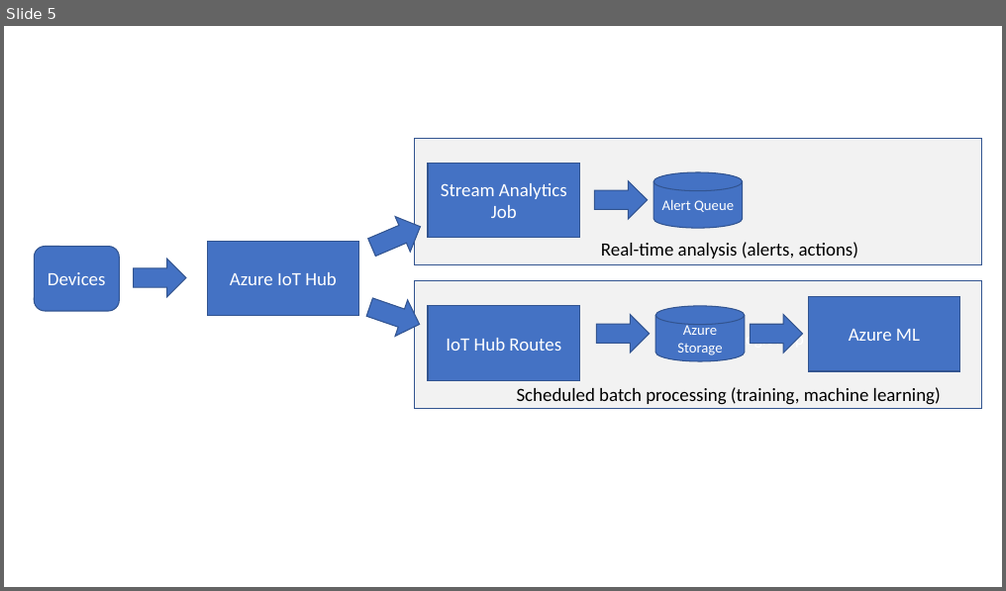
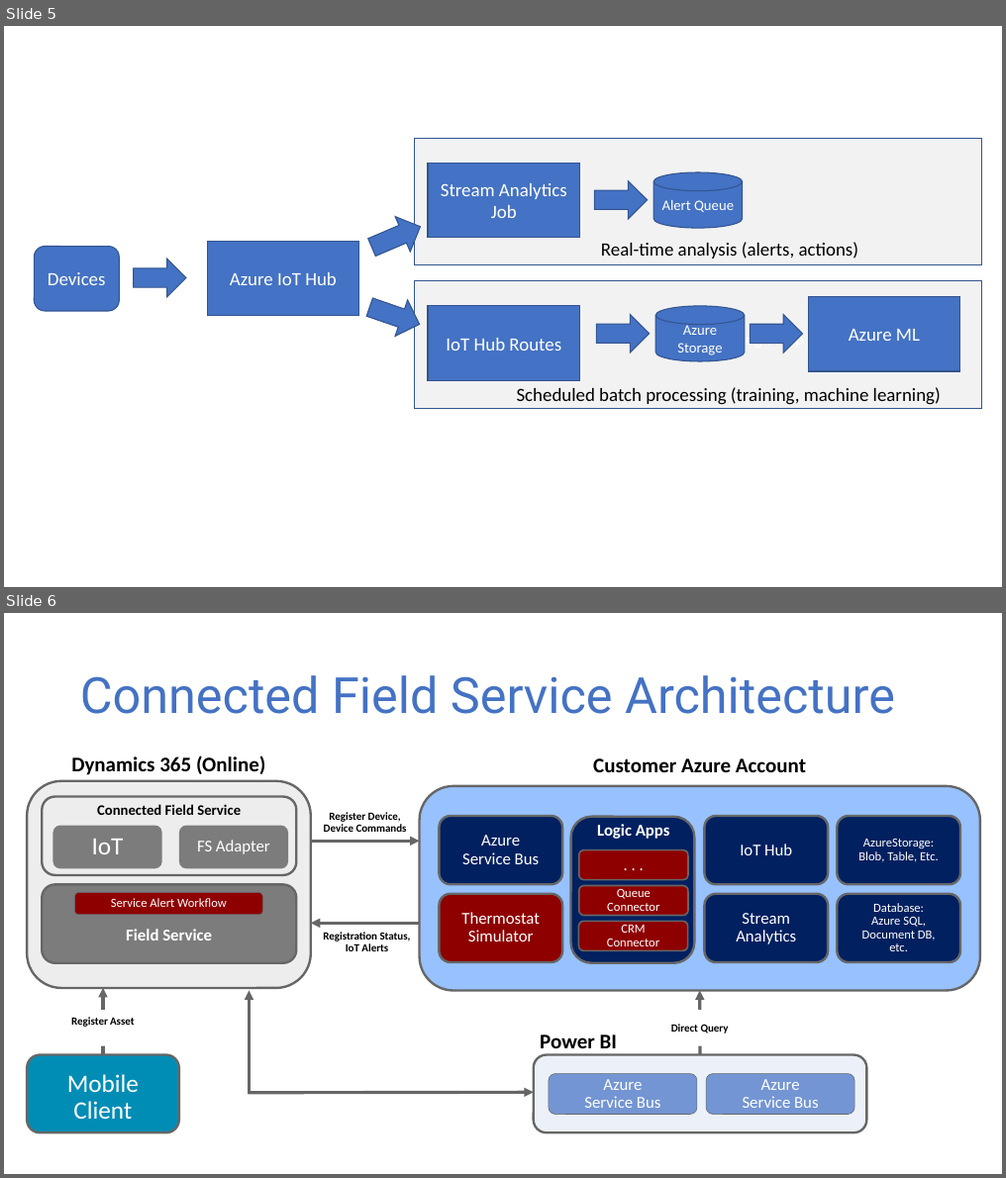
Before and after one commit to wwlpublish/learn-bizapps-pr-test, a slide deck: learn-bizapps-pr/dyn365-field-service/get-started-with-connected-field-service/media_layered/RegDeviceDataModel.pptx. Shown one above the other, each under a label of ours: slide 5 before the commit, slides 5 and 6 after it. The pictures are 1006x591 and 1006x1178 pixels, drawn with LibreOffice and Linux fonts; fonts in the diff are those of the drawing. Boxes give left, top, right and bottom in pixels: in the first picture for what was removed or moved away, otherwise in the second. Text is boxed around its words. In the diff, an @@ line names an element or a change of style, - is before the commit and + after.

```diff
--- a/learn-bizapps-pr/dyn365-field-service/get-started-with-connected-field-service/media_layered/RegDeviceDataModel.pptx
+++ b/learn-bizapps-pr/dyn365-field-service/get-started-with-connected-field-service/media_layered/RegDeviceDataModel.pptx
@@ slide 6 added at <box>4,613,1002,1174</box>, background #FFFFFF @@
@@ title added at <box>80,675,895,714</box>, 48 pt, text #4472C4 @@
+Connected Field Service Architecture
@@ group added at <box>27,756,980,1134</box>: 21 rounded rectangles, 10 texts, 6 arrows @@
+IoT
+FS Adapter
+Connected Field Service
+Field Service
+Service Alert Workflow
+Azure
+Service Bus
+Thermostat
+Simulator
+Logic Apps
+. . .
+Queue Connector
+CRM
+Connector
+IoT Hub
+Stream Analytics
+AzureStorage:
+Blob, Table, Etc.
+Database:
+Azure SQL,
+Document DB, etc.
+Azure
+Service Bus
+Azure
+Service Bus
+Mobile Client
+Register Device,
+Device Commands
+Registration Status,
+IoT Alerts
+Direct Query
+Register Asset
+Power BI
+Customer Azure Account
+Dynamics 365 (Online)
```
Also in this commit, not shown: 1 other slide added.
